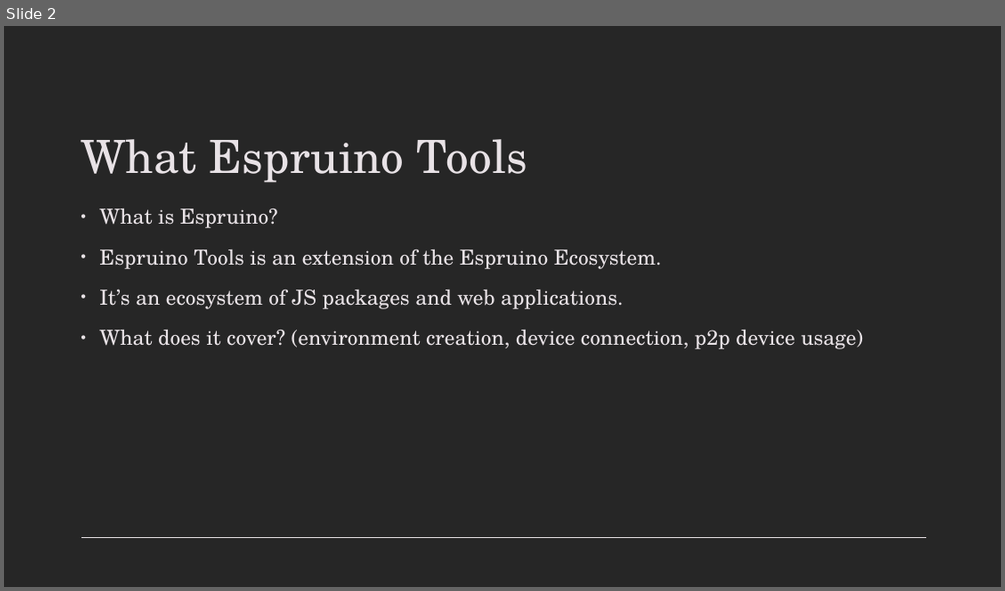
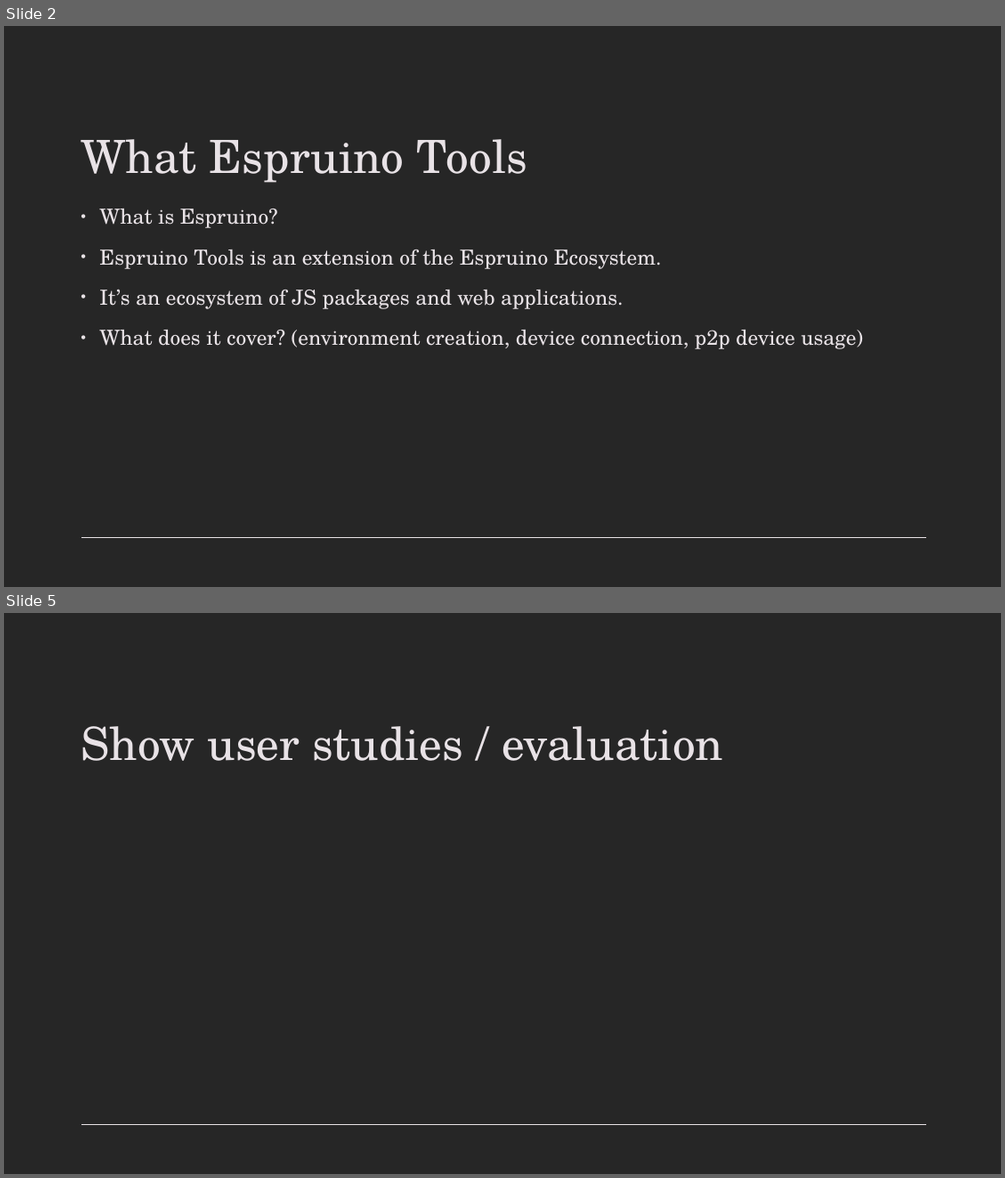
Before and after one commit to callummclu/dissertation, a slide deck: presentation/Presentation.pptx. Shown one above the other, each under a label of ours: slide 2 before the commit, slides 2 and 5 after it; the slides between them are not shown. The pictures are 1005x591 and 1005x1178 pixels, drawn with LibreOffice and Linux fonts; fonts in the diff are those of the drawing. Boxes give left, top, right and bottom in pixels: in the first picture for what was removed or moved away, otherwise in the second. Text is boxed around its words. In the diff, an @@ line names an element or a change of style, - is before the commit and + after.

```diff
--- a/presentation/Presentation.pptx
+++ b/presentation/Presentation.pptx
@@ slide 5 added at bbox=[4, 613, 1001, 1174], background #262626; not listed: 1 template element that a slide beside it also shows @@
@@ title added at bbox=[81, 726, 723, 761], 44 pt, text #E8E2E6 @@
+Show user studies / evaluation
```
Also in this commit, not shown: 1 slide changed, 1 other slide added, 20 other files.
